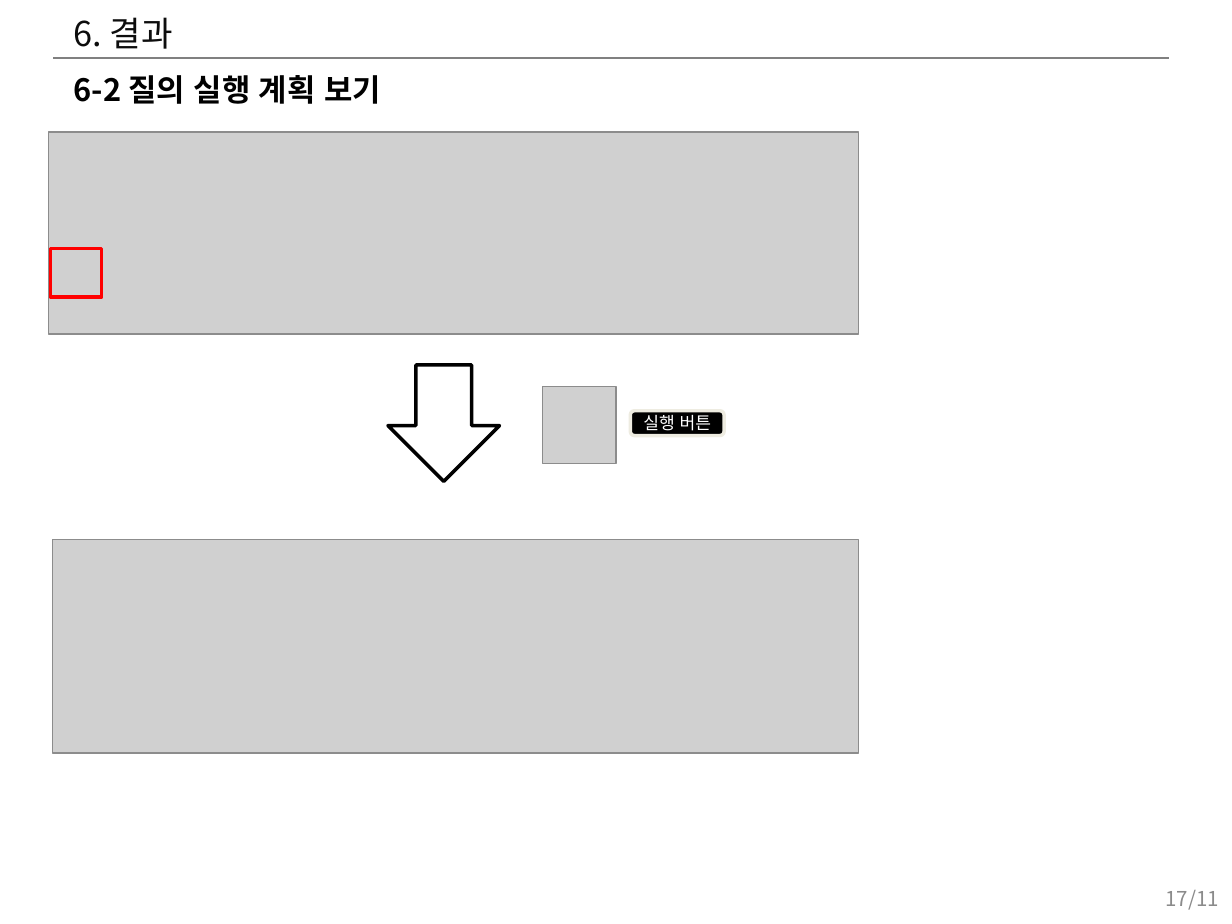
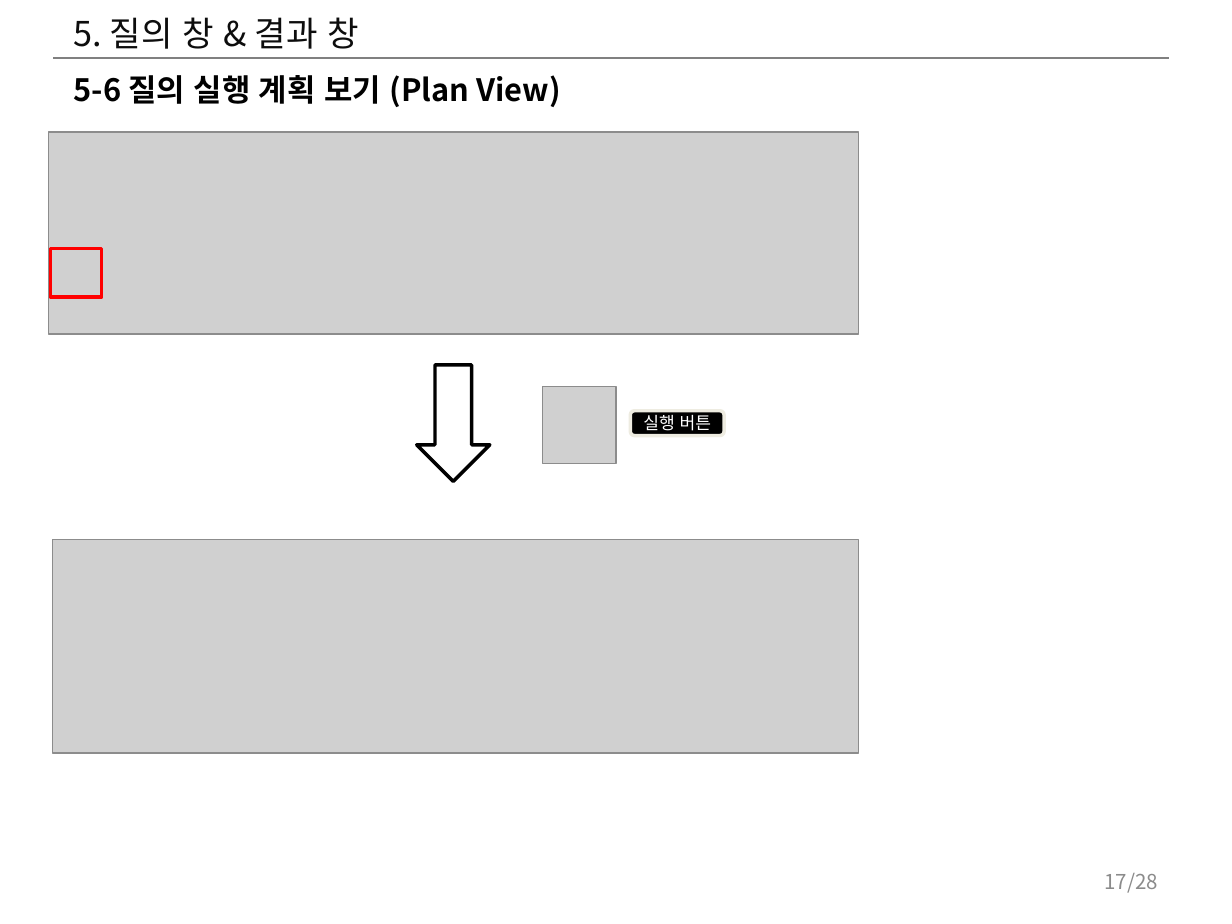
Before and after one commit to postech-dblab-iitp/visual-tool, a slide deck: slide 17 of ViT_docs/시각화도구_UI_UX_기획서.pptx. Drawn at 1232x924 pixels with LibreOffice and Linux fonts; fonts in the diff are those of the drawing; grey boxes stand for pictures. Boxes give left, top, right and bottom in pixels: in the first picture for what was removed or moved away, otherwise in the second. Text is boxed around its words. In the diff, an @@ line names an element or a change of style, - is before the commit and + after.

```diff
--- a/ViT_docs/시각화도구_UI_UX_기획서.pptx
+++ b/ViT_docs/시각화도구_UI_UX_기획서.pptx
@@ title at (x1=74, y1=17, x2=359, y2=49): text changed @@
-6. 결과
+5. 질의 창 & 결과 창
@@ text at (x1=74, y1=75, x2=560, y2=107): text changed @@
-6-2 질의 실행 계획 보기
+5-6 질의 실행 계획 보기 (Plan View)
@@ down arrow resized from (x1=388, y1=365, x2=500, y2=480) to (x1=416, y1=365, x2=489, y2=480) @@
@@ page number at (x1=1104, y1=873, x2=1158, y2=893): text changed @@
-17/11
+17/28
```
Also in this commit, not shown: 14 other slides changed, 8 slides added, 2 slides removed.
